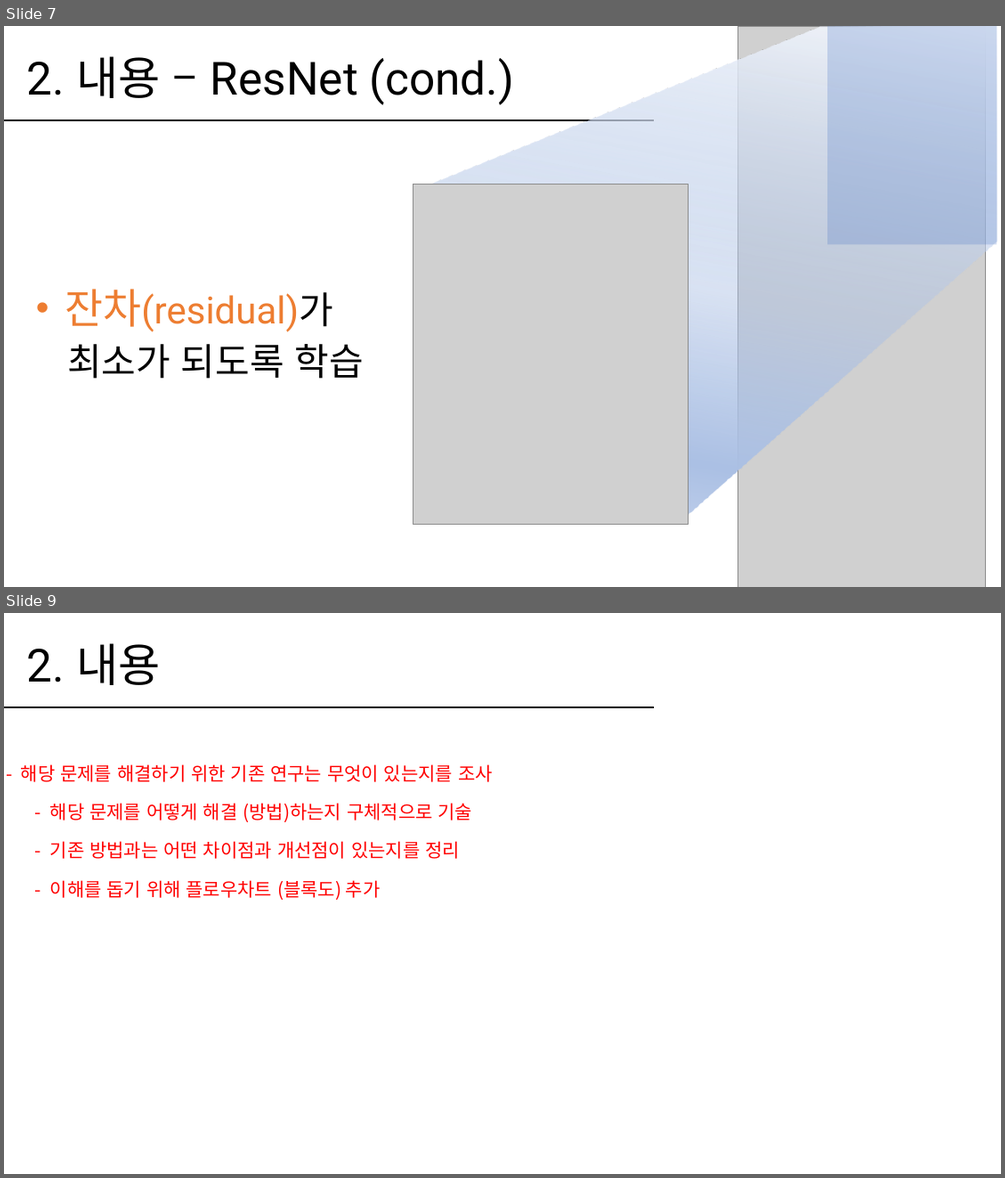
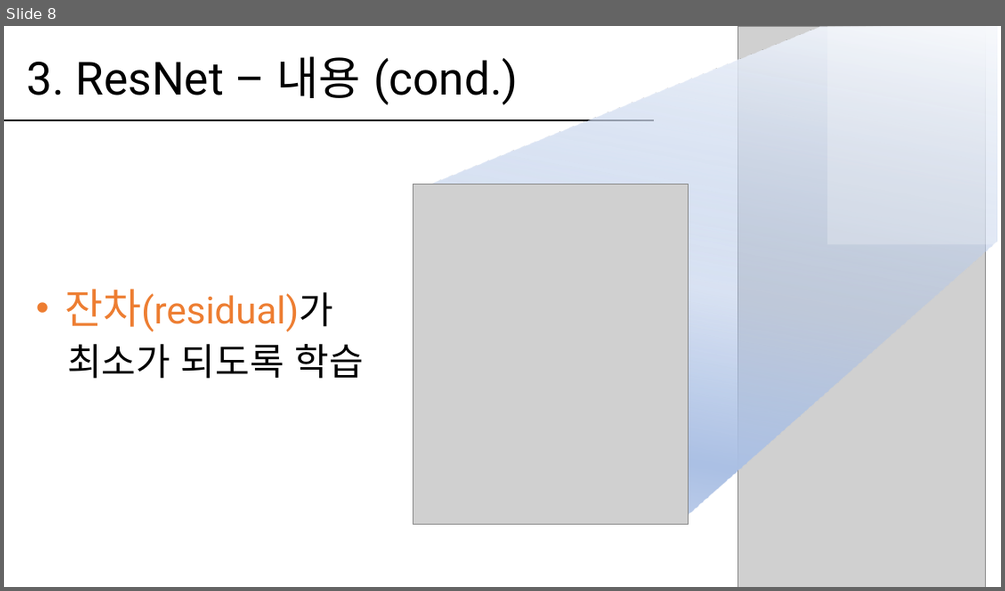
Before and after one commit to hanabzu/Computer-Vision-Project, a slide deck: report/발표_20154532.pptx. Shown one above the other, each under a label of ours: slides 7 and 9 before the commit, slide 8 after it; the slides between them are not shown. The pictures are 1005x1178 and 1005x591 pixels, drawn with LibreOffice and Linux fonts; fonts in the diff are those of the drawing; grey boxes stand for pictures. Boxes give left, top, right and bottom in pixels: in the first picture for what was removed or moved away, otherwise in the second. Text is boxed around its words. In the diff, an @@ line names an element or a change of style, - is before the commit and + after.

```diff
--- a/report/발표_20154532.pptx
+++ b/report/발표_20154532.pptx
@@ slide 9 removed at (x1=4, y1=613, x2=1001, y2=1174), background #FFFFFF @@
@@ title removed at (x1=27, y1=643, x2=160, y2=685) @@
-2. 내용
@@ line removed from (4, 708) to (655, 708) @@
@@ text removed at (x1=21, y1=764, x2=493, y2=900) @@
-- 해당 문제를 해결하기 위한 기존 연구는 무엇이 있는지를 조사
-- 해당 문제를 어떻게 해결 (방법)하는지 구체적으로 기술
-- 기존 방법과는 어떤 차이점과 개선점이 있는지를 정리
-- 이해를 돕기 위해 플로우차트 (블록도) 추가
@@ what was slide 7 is now slide 8 @@
@@ slide 8 changed as well @@
@@ rectangle at (x1=827, y1=26, x2=996, y2=244): fill #4472C4 at 24% opacity to #FFFFFF at 24% opacity @@
@@ title at (x1=27, y1=56, x2=518, y2=105): text changed @@
-2. 내용 – ResNet (cond.)
+3. ResNet – 내용 (cond.)
```
Also in this commit, not shown: 5 other slides changed, 14 slides added, 5 other slides removed, 2 other files.
